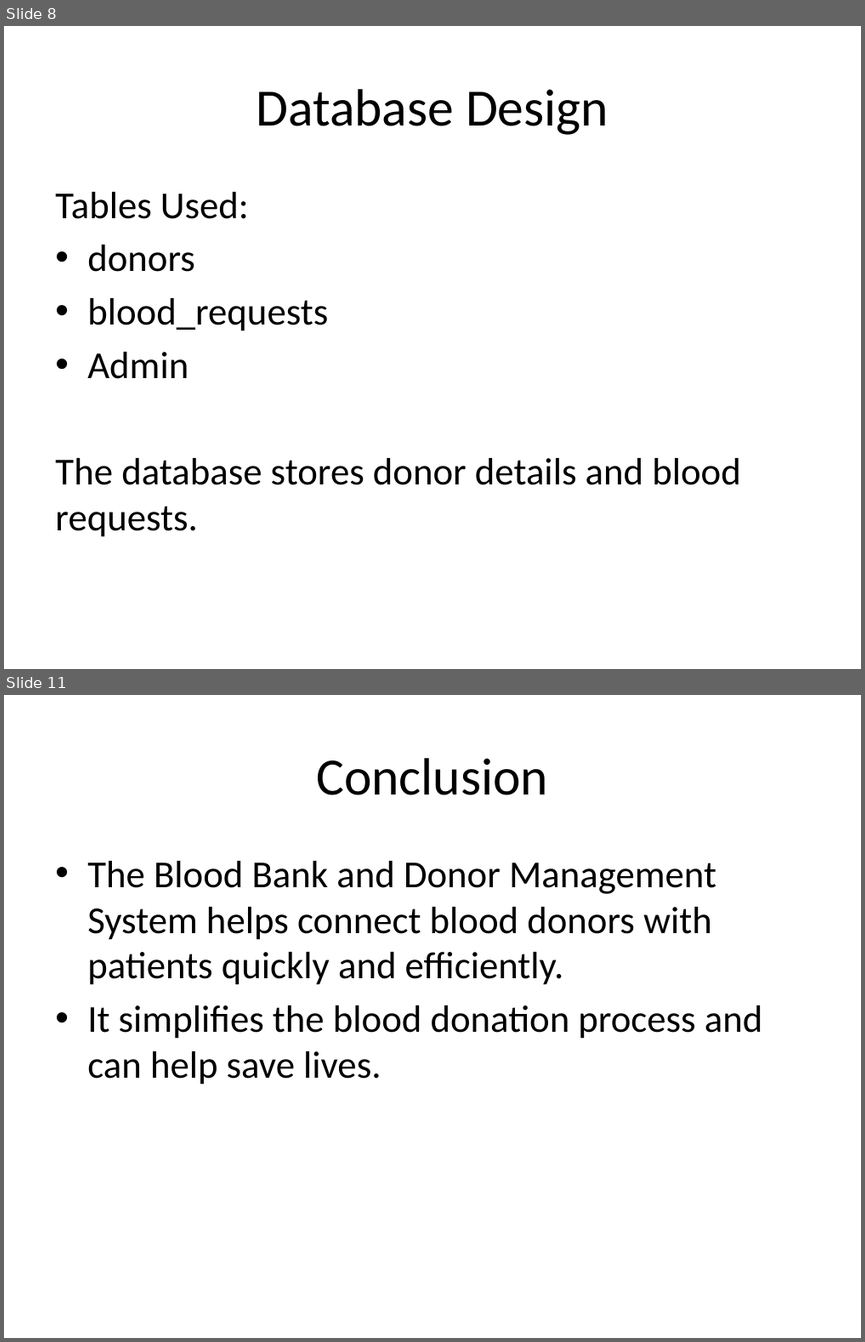
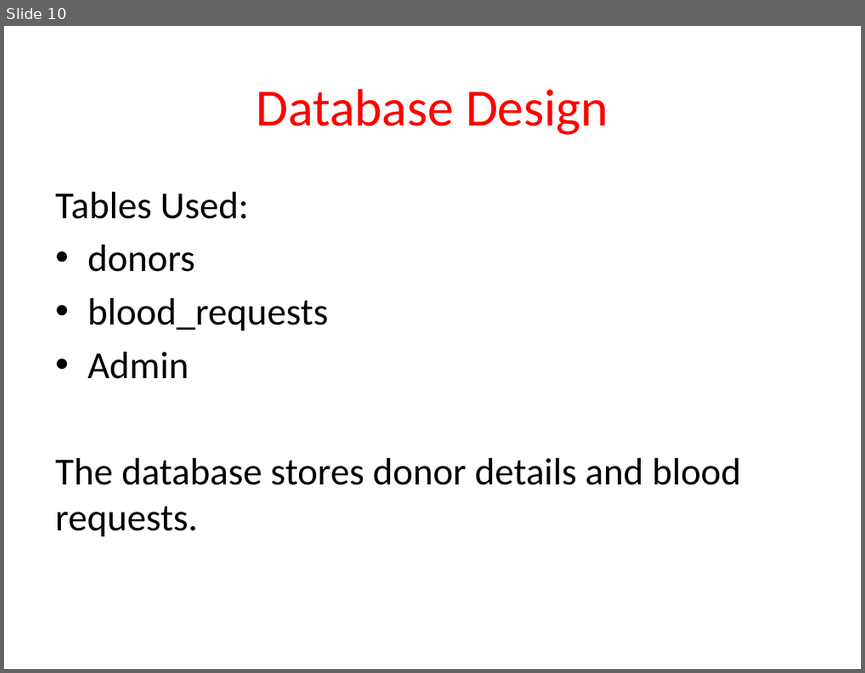
Before and after one commit to Rupa1277/BloodDonation_and_Donor_management_system, a slide deck: Other_Docs/blood_bank_mini_project_presentation.pptx. Shown one above the other, each under a label of ours: slides 8 and 11 before the commit, slide 10 after it; the slides between them are not shown. The pictures are 865x1342 and 865x673 pixels, drawn with LibreOffice and Linux fonts; fonts in the diff are those of the drawing. Boxes give left, top, right and bottom in pixels: in the first picture for what was removed or moved away, otherwise in the second. Text is boxed around its words. In the diff, an @@ line names an element or a change of style, - is before the commit and + after.

```diff
--- a/Other_Docs/blood_bank_mini_project_presentation.pptx
+++ b/Other_Docs/blood_bank_mini_project_presentation.pptx
@@ slide 11 removed at bbox=[4, 695, 861, 1338], background #FFFFFF @@
@@ title removed at bbox=[316, 758, 548, 795] @@
-Conclusion
@@ text removed at bbox=[87, 861, 763, 1084] @@
-• The Blood Bank and Donor Management System helps connect blood donors with patients quickly and efficiently.
-• It simplifies the blood donation process and can help save lives.
@@ what was slide 8 is now slide 10 @@
@@ slide 10 changed as well @@
@@ title "Database Design" at bbox=[256, 89, 608, 135]: text colour #000000 to #FF0000 @@
```
Also in this commit, not shown: 7 other slides changed, 11 slides added, 2 other slides removed, 1 other file.
